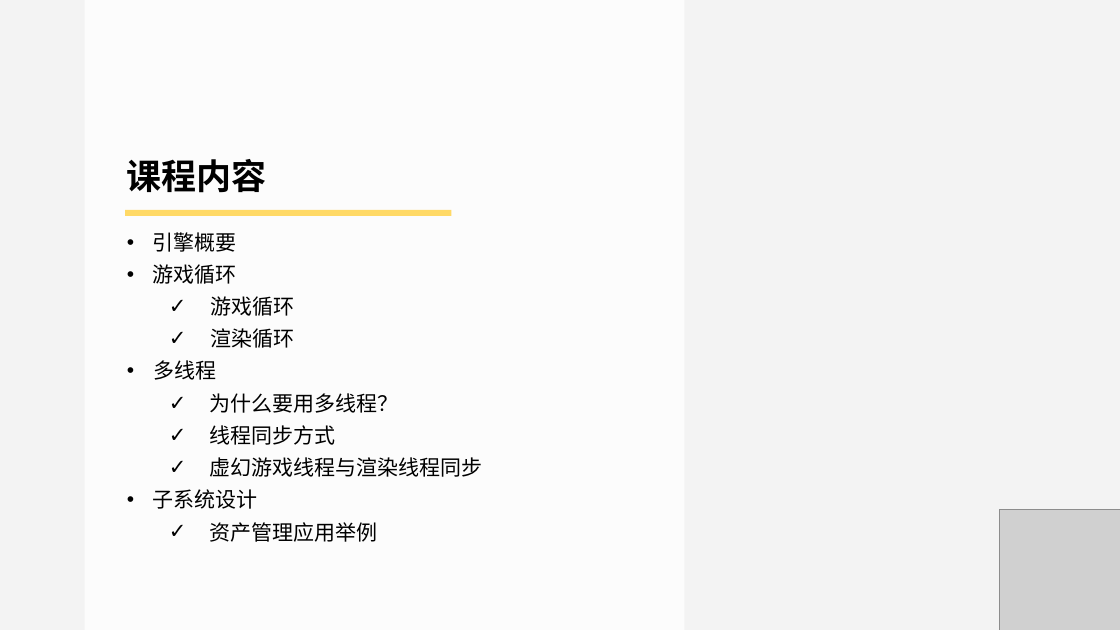
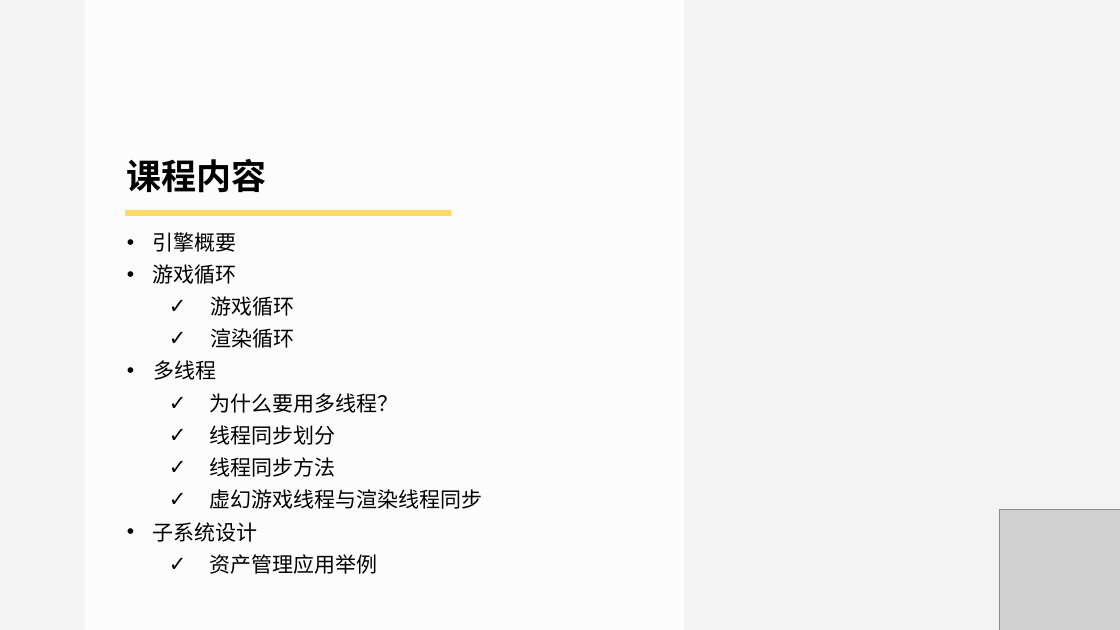
Before and after one commit to doomlover/KSGameEngineTutorials, a slide deck: slide 2 of PPTs/04.引擎基础概念与底层实用系统.pptx. Drawn at 1120x630 pixels with LibreOffice and Linux fonts; fonts in the diff are those of the drawing; grey boxes stand for pictures. Boxes give left, top, right and bottom in pixels: in the first picture for what was removed or moved away, otherwise in the second. Text is boxed around its words. In the diff, an @@ line names an element or a change of style, - is before the commit and + after.

```diff
--- a/PPTs/04.引擎基础概念与底层实用系统.pptx
+++ b/PPTs/04.引擎基础概念与底层实用系统.pptx
@@ text at (x1=209, y1=425, x2=335, y2=477): text changed @@
-  ✓ 线程同步方式
+  ✓ 线程同步划分
+  ✓ 线程同步方法
```
Also in this commit, not shown: 5 other slides changed, 3 slides added.
